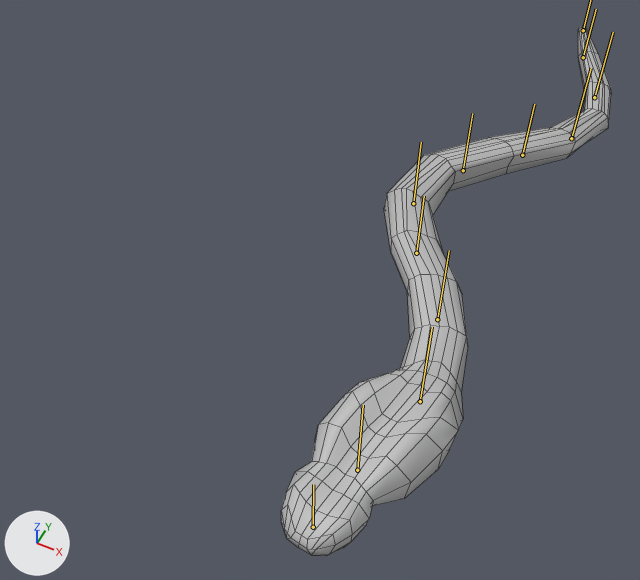
The FBX model Absconda Anaconda/Assets/Models/Snake Stuff From Luka/Snake Anims/SnakeGoHigh.fbx, before and after one commit.
One viewpoint serves both versions: a camera (50 mm lens) standing at (0.124, -0.517, 0.526) and looking at (-0.115, -0.038, -0.071). The lights are fixed; the arrows at lower left show +X, +Y and +Z. Both versions are drawn at frame 534 of the action 'Take 001'; the numbers are the values there. The bones that bend it are drawn over the model as lines. Mesh edges are drawn as thin lines.

Objects in the first picture: 'Snake_5'.
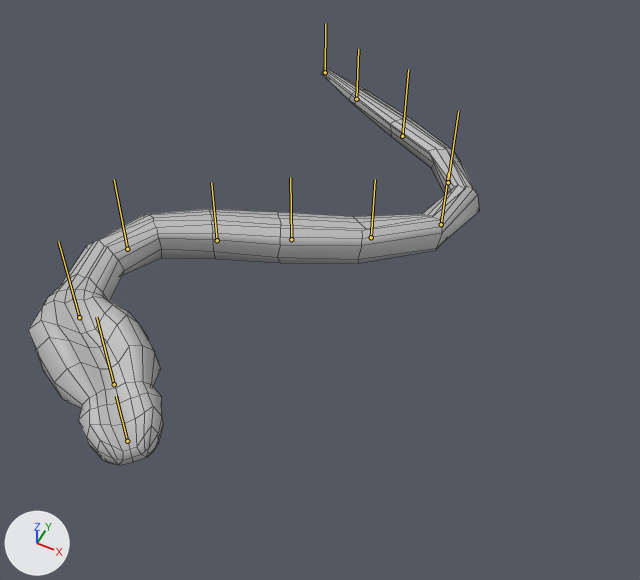
Boxes [x1, y1, x2, y2] around the edits, measured in the pictures (640 x 580 px):
'Snake_5', posed (37% wider, 25% shorter): before [281, 26, 611, 556]; after [28, 68, 479, 465]
bone 'joint1', root to tip: before (313, 527) to (313, 484); after (127, 441) to (116, 396)
bone 'joint3', root to tip: before (357, 470) to (363, 405); after (114, 384) to (96, 317)
bone 'joint4', root to tip: before (420, 401) to (432, 327); after (79, 317) to (58, 241)
bone 'joint5', root to tip: before (437, 319) to (449, 250); after (127, 249) to (114, 179)
bone 'joint6', root to tip: before (416, 253) to (424, 196); after (217, 240) to (211, 182)
bone 'joint7', root to tip: before (413, 203) to (421, 142); after (291, 239) to (290, 177)
bone 'joint8', root to tip: before (463, 170) to (472, 113); after (371, 237) to (375, 179)
bone 'joint9', root to tip: before (522, 155) to (534, 104); after (441, 224) to (448, 172)
bone 'joint10', root to tip: before (571, 138) to (591, 68); after (448, 182) to (458, 111)
bone 'joint11', root to tip: before (594, 97) to (613, 32); after (402, 136) to (408, 69)
bone 'joint12', root to tip: before (583, 57) to (596, 9); after (356, 99) to (358, 49)

The edits, one by one:
Bone 'joint1' (bone_joint1) moves from (0.0, 0.0, 0.0) to (0.0, 0.0, -14.4).
Bone 'joint1' (bone_joint1) turns from (0, -9, 0) to (0, 46, 0) degrees about its own x, y and z.
Bone 'joint3' (bone_joint3) turns from (0, -4, 0) to (0, 10, 0) degrees about its own x, y and z.
Bone 'joint4' (bone_joint4) turns from (0, 25, 0) to (0, -48, 0) degrees about its own x, y and z.
Bone 'joint5' (bone_joint5) turns from (0, 22, 0) to (0, -63, 0) degrees about its own x, y and z.
Bone 'joint6' (bone_joint6) turns from (0, -10, 0) to (0, -7, 0) degrees about its own x, y and z.
Bone 'joint7' (bone_joint7) turns from (0, -44, 0) to (0, 1, 0) degrees about its own x, y and z.
Bone 'joint8' (bone_joint8) turns from (0, -21, 0) to (0, 13, 0) degrees about its own x, y and z.
Bone 'joint9' (bone_joint9) turns from (0, 5, 0) to (0, 62, 1) degrees about its own x, y and z.
Bone 'joint10' (bone_joint10) turns from (0, 35, -1) to (0, 40, 0) degrees about its own x, y and z.
Bone 'joint11' (bone_joint11) turns from (0, 25, 0) to (0, 7, 0) degrees about its own x, y and z.
Bone 'joint12' (bone_joint12) turns from (0, -8, 0) to (0, -1, -1) degrees about its own x, y and z.
